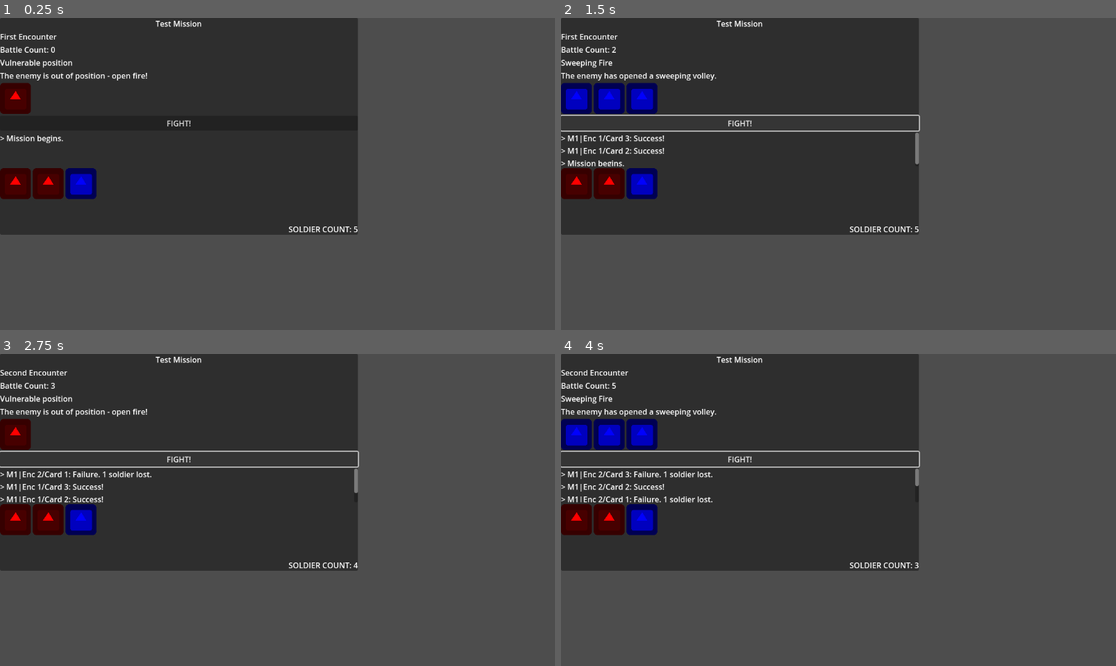
Above: before the commit, frames 1-4 (two rows, left to right).
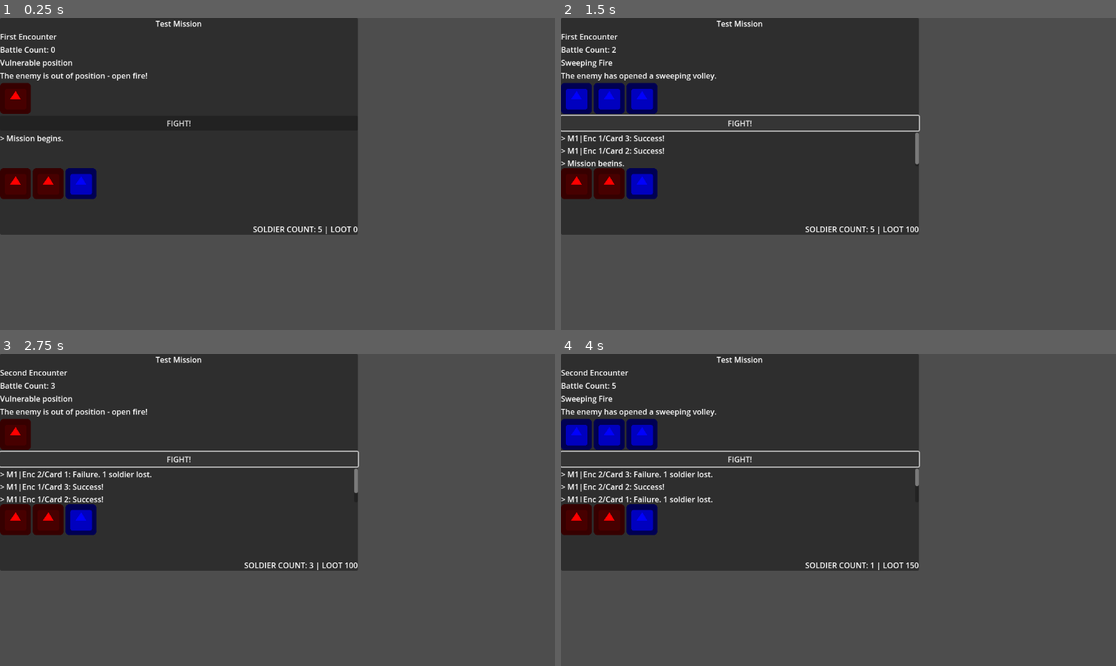
Above: after the commit, the same moments.

Repository: Shoes01/crying-suns-like
Game: Godot game, scene res://Main.tscn
The game is run twice, just before and just after one commit, with the same random seed, the same clock (stepped at 60 frames per second) and the same inputs. The engine's default icon, where the game draws it, is replaced by a stand-in: a white triangle on a blue panel in a dark square.
Inputs:
- Up to frame 1 (0.25 s): no input
- Up to frame 2 (1.5 s): click "FIGHT!" at 0.5 s; click "FIGHT!" at 1.25 s
- Up to frame 3 (2.75 s): click "FIGHT!" at 2 s
- Up to frame 4 (4 s): tap Enter at 2.75 s; tap Space at 3.5 s

The runs differ from the first frame. In frame 1, 0.2% of the frame differs, in the area x 45-65%, y 66-70%; in frame 2, 0.2%; in frame 3, 0.3%, in the area x 44-65%, y 66-70%; in frame 4, 0.2%.

Commit message:
New: Combat Engine understands icons
A matched icon may now reward the player, and an unmatched icon may punish the player.

Diff:
--- a/CombatEngine.gd
+++ b/CombatEngine.gd
@@ -1,24 +1,48 @@
 class_name CombatEngine
 extends Node
-
-
-# Called when the node enters the scene tree for the first time.
-func _ready():
-	pass # Replace with function body.
 
 
 func card_vs_unit(card, unit) -> bool:
 	var success : bool = true
 
+	# Loop through all the icons on the card.
 	for icon in card.icons:
-		# Check to see if the unit has this icon.
+		# Establish how many of this icon are on the card and on the unit.
+		var number_of_card_icons = card.icons[icon]
+		var number_of_unit_icons := 0
 		if unit.icons.has(icon):
-			# Check to see if the unit has at least as many icons.
-			if unit.icons[icon] > card.icons[icon]:
-				success = true
-			else:
-				success = false
+			number_of_unit_icons = unit.icons[icon]
+		var icon_difference = number_of_card_icons - number_of_unit_icons
+
+		# The card has more icons.
+		if icon_difference > 0:
+			success = false
+			# The unit wins for each icon they have.
+			# And they lose the difference.
+			for n in number_of_unit_icons:
+				battle_result(unit, icon, true)
+			for n in icon_difference:
+				battle_result(unit, icon, false)
+		# The unit has at least as many icons as the card.
 		else:
-			success = false
+			# The unit wins as many icons as there are on the card.
+			# There are no losses.
+			for n in number_of_card_icons:
+				battle_result(unit, icon, true)
 
 	return success
+
+
+func battle_result(unit, icon, success) -> void:
+	if success == true:
+		for key in icon.rewards:
+			match key:
+				"loot":
+					unit.loot += icon.rewards["loot"]
+					print("Awarded loot: " + str(icon.rewards["loot"]))
+	else:
+		for key in icon.penalties:
+			match key:
+				"soldier_damage":
+					unit.soldier_count -= icon.penalties["soldier_damage"]
+					print("Soldiers damage: " + str(icon.penalties["soldier_damage"]))
--- a/Main.gd
+++ b/Main.gd
@@ -36,7 +36,7 @@
 	$Panel/VBoxContainer/Card/CardDescription.set_text(mission.encounters[encounter_counter].cards[card_counter].description)
 	var battle_count_text = "Battle Count: " + str(battle_counter)
 	$Panel/VBoxContainer/BattleCount.set_text(battle_count_text)
-	var soldier_count_text = "SOLDIER COUNT: " + str(player.soldier_count)
+	var soldier_count_text = "SOLDIER COUNT: " + str(player.soldier_count) + " | LOOT " + str(player.loot)
 	$Panel/VBoxContainer/SoldierCount.set_text(soldier_count_text)
 
 	# Update card icons.
@@ -60,13 +60,6 @@
 
 func _on_FightButton_pressed() -> void:
 	var success : bool = combat_engine.card_vs_unit(mission.encounters[encounter_counter].cards[card_counter], player)
-
-	if success:
-		print("SUCCESS!")
-	else:
-		print("Failure.")
-		player.soldier_count -= 1
-		print_soldier_count()
 
 	card_counter += 1
 	battle_counter += 1
--- a/Player.gd
+++ b/Player.gd
@@ -2,6 +2,7 @@
 extends Node
 
 var soldier_count = 5
+var loot = 0
 
 # Icons.
 # I am putting this here until I create actual Units.
--- a/icons/BaseIcon.gd
+++ b/icons/BaseIcon.gd
@@ -6,3 +6,7 @@
 var title := "base icon title"
 var description := "base icon description"
 var color := Color("yellow")
+var rewards := {}
+var penalties := {}
+# Note: Rewards and Penalties are kind of open-ended at the moment.
+# A blank Dictionary, and the combat engine will take care of the rest I guess!
--- a/icons/OpenFireIcon.gd
+++ b/icons/OpenFireIcon.gd
@@ -7,3 +7,4 @@
 	title = "Open Fire!"
 	description = "Open fire on the enemy position."
 	color = Color("red")
+	rewards = {"loot": 50}
--- a/icons/TakeCoverIcon.gd
+++ b/icons/TakeCoverIcon.gd
@@ -7,3 +7,4 @@
 	title = "Take Cover!"
 	description = "Take cover from enemy fire."
 	color = Color("blue")
+	penalties = {"soldier_damage": 1}
